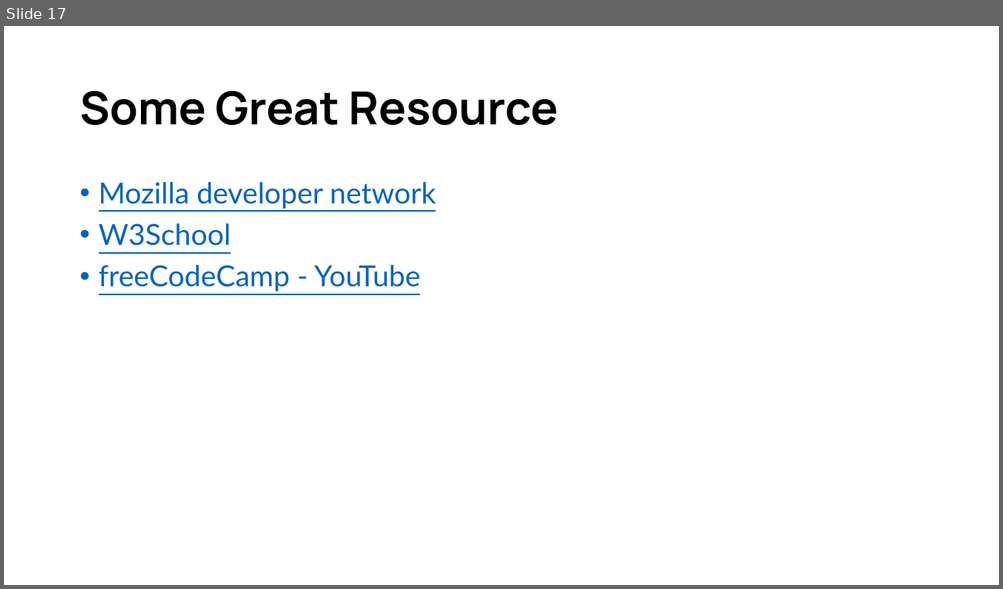
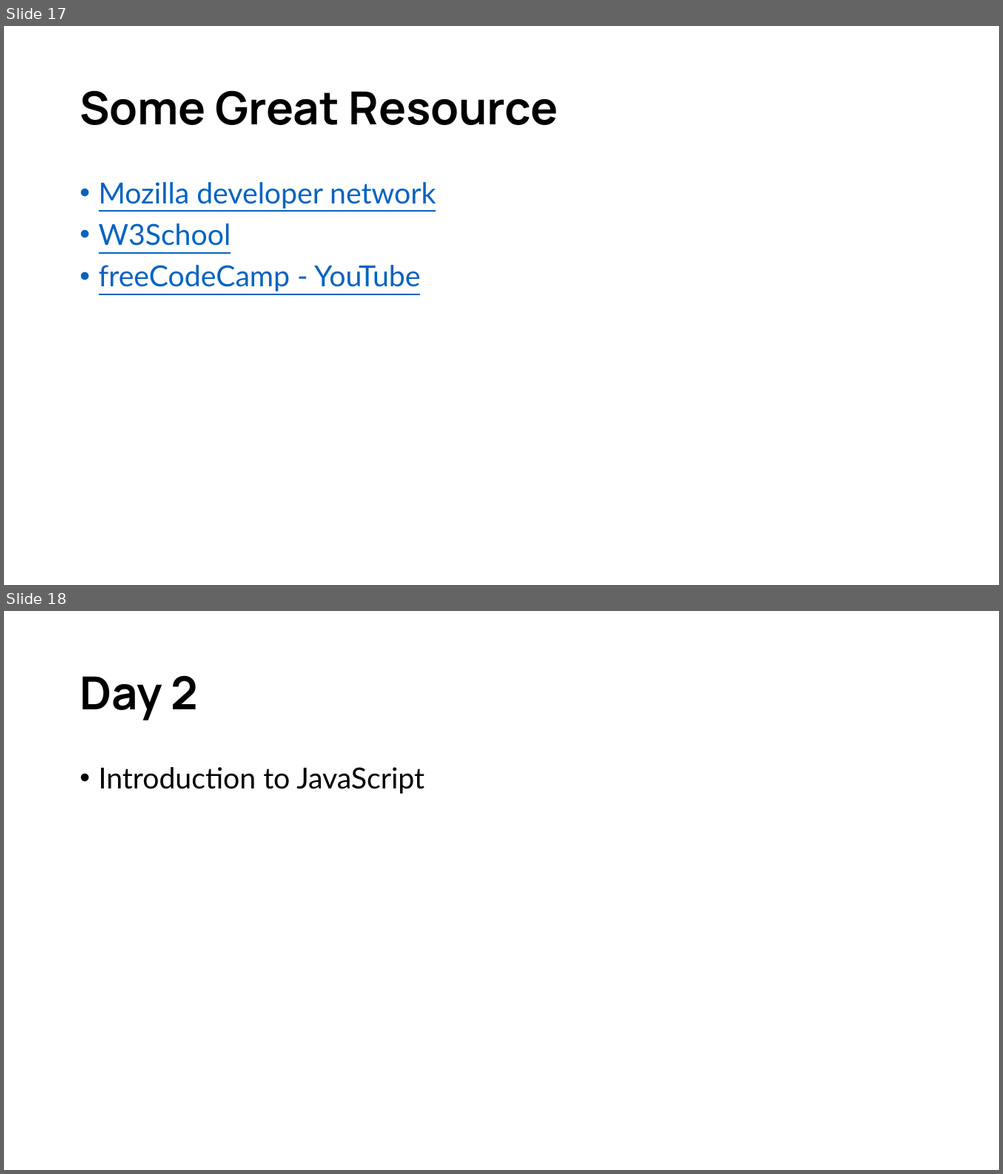
Before and after one commit to d33kshant/webdev-workshop, a slide deck: resources/workshop-presentation.pptx. Shown one above the other, each under a label of ours: slide 17 before the commit, slides 17 and 18 after it. The pictures are 1003x589 and 1003x1174 pixels, drawn with LibreOffice and Linux fonts; fonts in the diff are those of the drawing. Boxes give left, top, right and bottom in pixels: in the first picture for what was removed or moved away, otherwise in the second. Text is boxed around its words. In the diff, an @@ line names an element or a change of style, - is before the commit and + after.

```diff
--- a/resources/workshop-presentation.pptx
+++ b/resources/workshop-presentation.pptx
@@ slide 18 added at box(4, 611, 999, 1170), background #FFFFFF @@
@@ title added at box(79, 675, 199, 721), 44 pt, text #000000, bold @@
+Day 2
@@ text added at box(99, 767, 424, 794), 28 pt, text #000000 @@
+• Introduction to JavaScript
```
Also in this commit, not shown: 9 other slides added.
